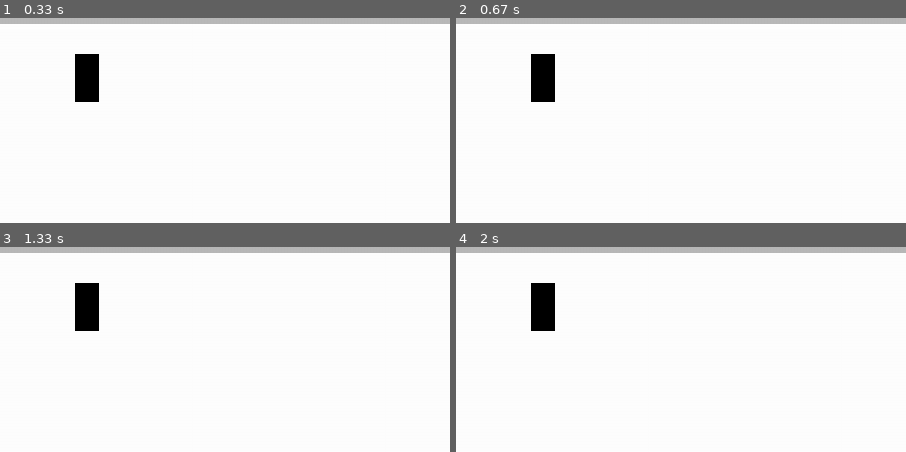
Above: before the commit, frames 1-4 (two rows, left to right).
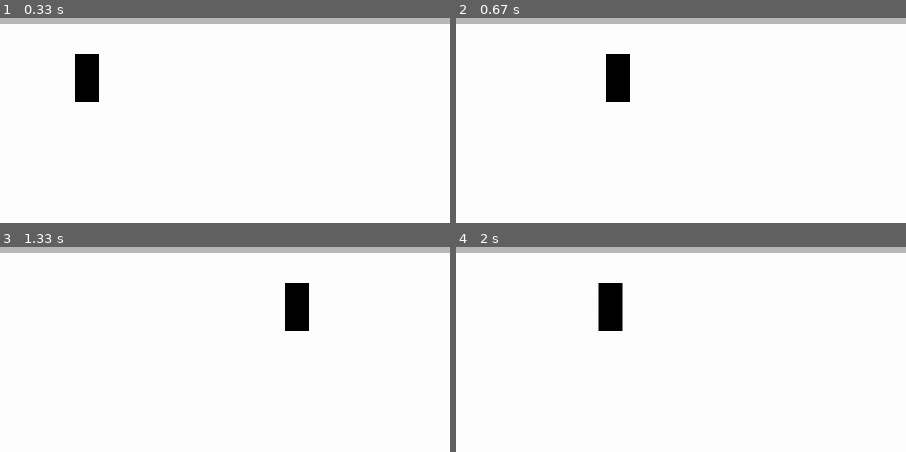
Above: after the commit, the same moments.

Repository: coffeecoder1337/minibrains
Game: pygame game, started from main.py
Two runs of this game, one before a commit and one after it. Both use one fixed random seed, a clock stepped at 60 frames per second and the inputs below.
Inputs:
- Up to frame 1 (0.33 s): no input
- Up to frame 2 (0.67 s): hold Right from 0.33 s (still down)
- Up to frame 3 (1.33 s): release Right at 0.8 s; hold Right 0.83-1.3 s
- Up to frame 4 (2 s): hold A 1.33-1.87 s; hold Left from 1.9 s (still down)
The pictures show only the part of the screen within x 0-50%, y 0-50%; the shares and areas given below are measured in that part.

Frame 1 is identical in both runs. In frame 2, 2.5% of the frame differs, in the area x 16-39%, y 17-41%; in frame 3, 2.5%; in frame 4, 2.5%, in the area x 16-38%, y 17-41%.

Commit message:
added movement for the player

Diff:
--- a/main.py
+++ b/main.py
@@ -29,6 +29,20 @@
             if event.type == QUIT:
                 self.is_running = False
 
+            if event.type == KEYDOWN:
+
+                # --- move ---
+                if event.key in (K_a, K_LEFT):
+                    self.player.direction = -1
+                if event.key in (K_d, K_RIGHT):
+                    self.player.direction = 1
+
+            if event.type == KEYUP:
+
+                # --- stop move ---
+                if event.key in (K_a, K_LEFT, K_d, K_RIGHT):
+                    self.player.direction = 0
+
     def draw(self):
         self.screen.fill(config.white)
         self.all_objects.draw(self.screen)
@@ -37,6 +51,7 @@
     def run(self):
         while self.is_running:
             self.handler()
+            self.player.move()
             self.draw()
             pygame.display.flip()
             self.clock.tick(60)
--- a/player.py
+++ b/player.py
@@ -14,3 +14,7 @@
         self.rect.x = self.start_x
         self.rect.y = self.start_y
         self.speed = 5
+        self.direction = 0
+
+    def move(self):
+        self.rect.x += (self.speed * self.direction)
